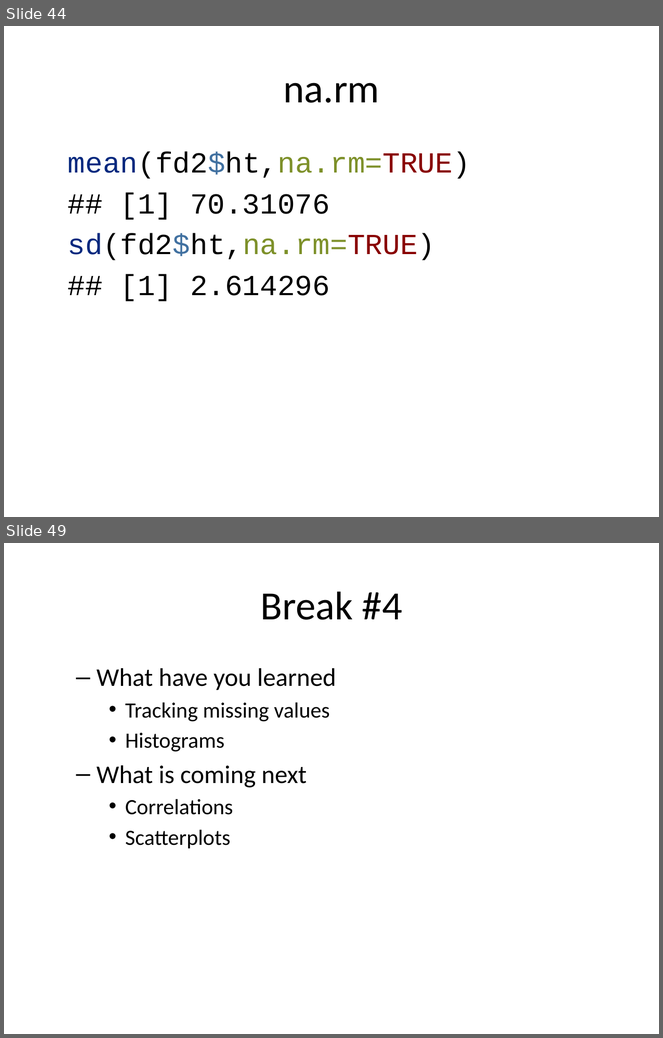
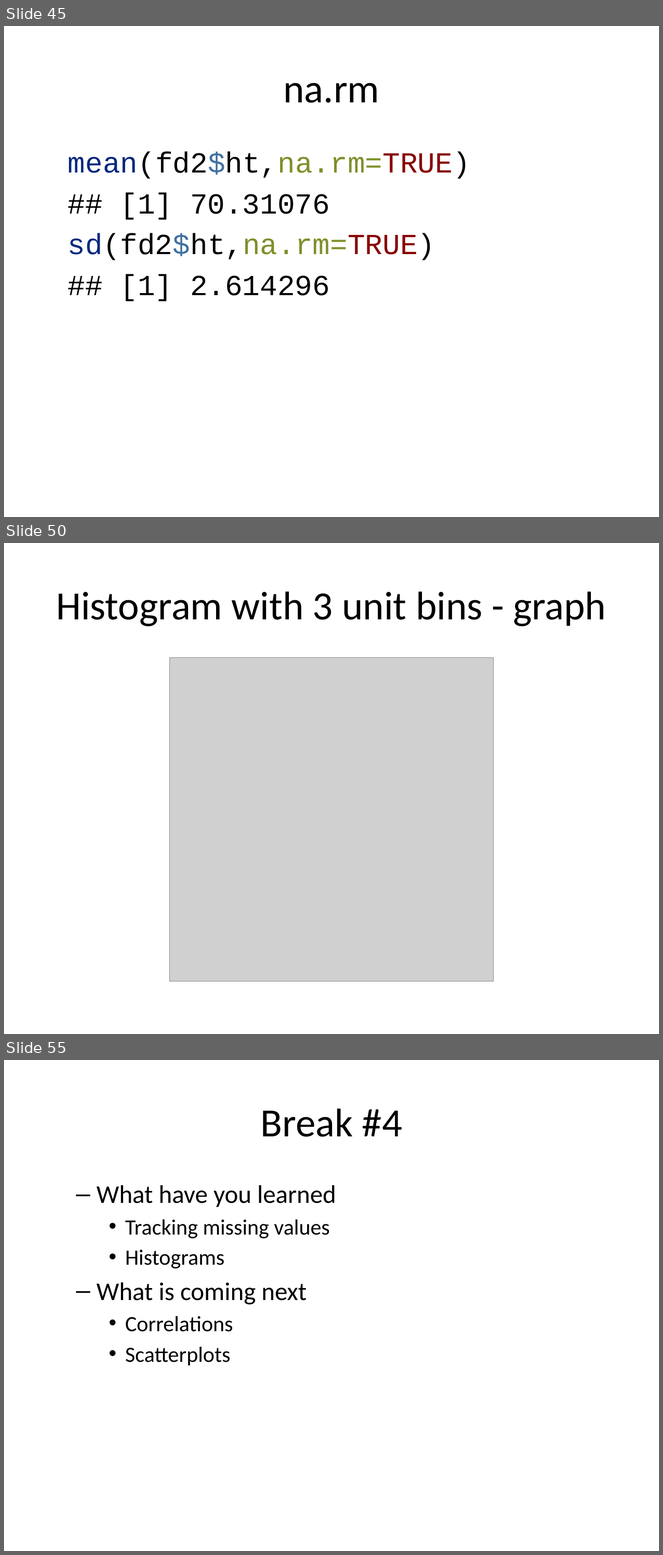
Before and after one commit to pmean/classes, a slide deck: introduction-to-r/src/v02-slides-and-speaker-notes.pptx. Shown one above the other, each under a label of ours: slides 44 and 49 before the commit, slides 45, 50 and 55 after it; the slides between them are not shown. The pictures are 663x1038 and 663x1555 pixels, drawn with LibreOffice and Linux fonts; fonts in the diff are those of the drawing; grey boxes stand for pictures. Boxes give left, top, right and bottom in pixels: in the first picture for what was removed or moved away, otherwise in the second. Text is boxed around its words. In the diff, an @@ line names an element or a change of style, - is before the commit and + after.

Commit message:
Cleaned up histograms in R video02

```diff
--- a/introduction-to-r/src/v02-slides-and-speaker-notes.pptx
+++ b/introduction-to-r/src/v02-slides-and-speaker-notes.pptx
@@ slide 50 added at [4,543,659,1034], background #FFFFFF @@
@@ title added at [56,591,606,627], 44 pt, text #000000 @@
+Histogram with 3 unit bins - graph
@@ picture added at [170,657,493,981] @@
@@ what was slide 44 is now slide 45 @@
@@ what was slide 49 is now slide 55 @@
```
Also in this commit, not shown: 3 slides changed, 8 other slides added, 3 slides removed, 6 other files.
